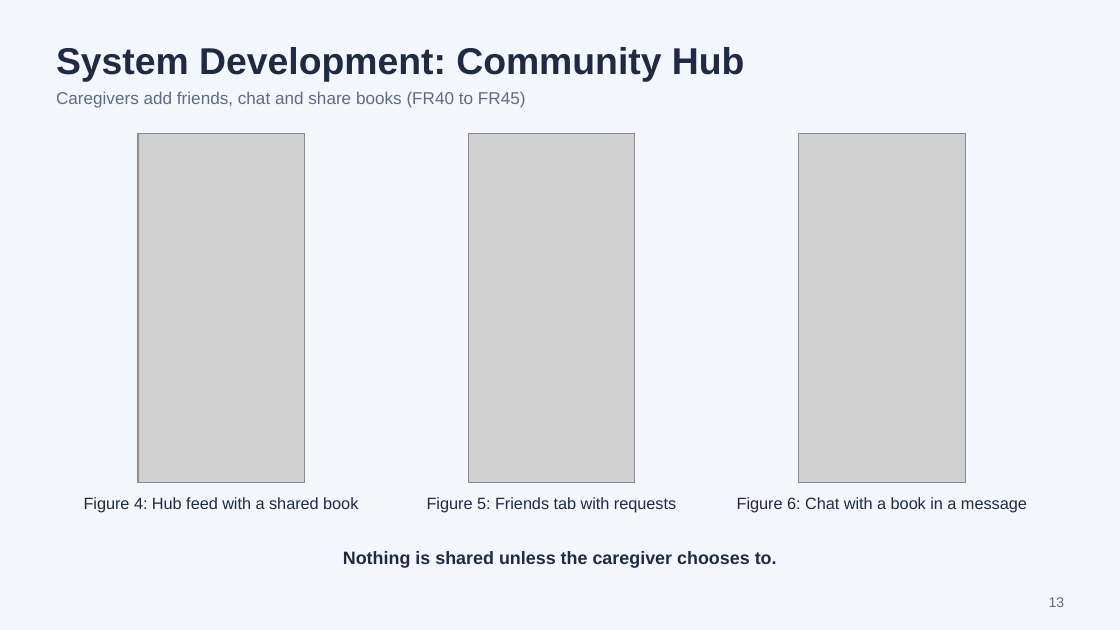
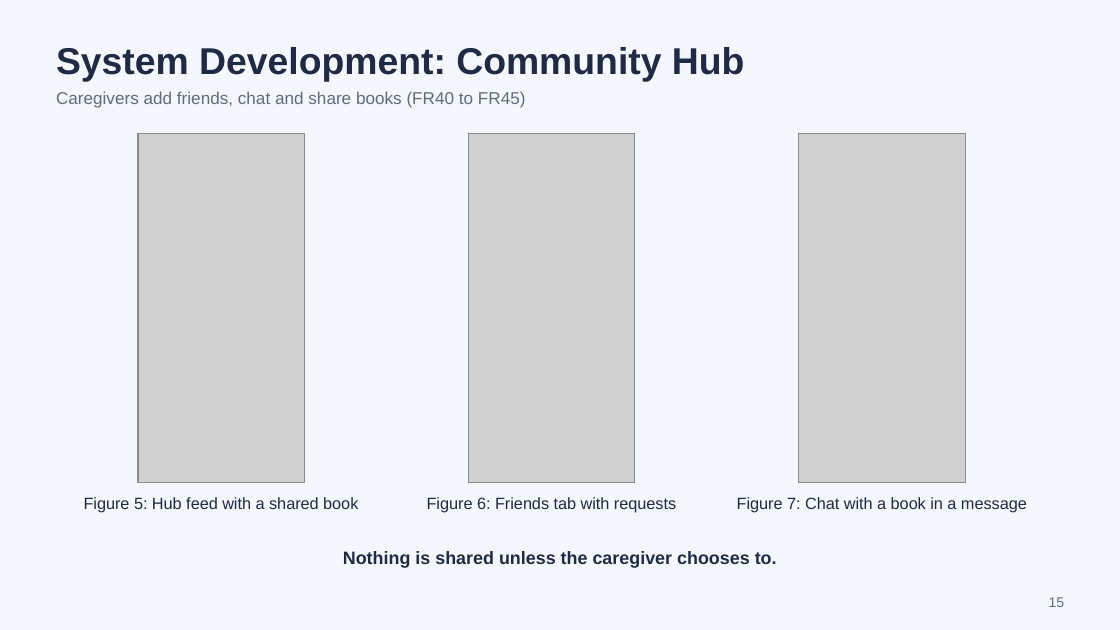
Before and after one commit to scz912/autism_audiobook, a slide deck: slide 15 of deliverables/Visual_Playlist_AP2_Progress.pptx (slide 13 before the commit). Drawn at 1120x630 pixels with LibreOffice and Linux fonts; fonts in the diff are those of the drawing; grey boxes stand for pictures. Boxes give left, top, right and bottom in pixels: in the first picture for what was removed or moved away, otherwise in the second. Text is boxed around its words. In the diff, an @@ line names an element or a change of style, - is before the commit and + after.

```diff
--- a/deliverables/Visual_Playlist_AP2_Progress.pptx
+++ b/deliverables/Visual_Playlist_AP2_Progress.pptx
@@ text at <box>84,497,358,512</box>: text changed @@
-Figure 4: Hub feed with a shared book
+Figure 5: Hub feed with a shared book
@@ text at <box>737,497,1027,512</box>: text changed @@
-Figure 6: Chat with a book in a message
+Figure 7: Chat with a book in a message
@@ page number at <box>1049,597,1065,607</box>: text changed @@
-13
+15
```
Also in this commit, not shown: 9 other slides changed, 2 slides added, 8 other files.
